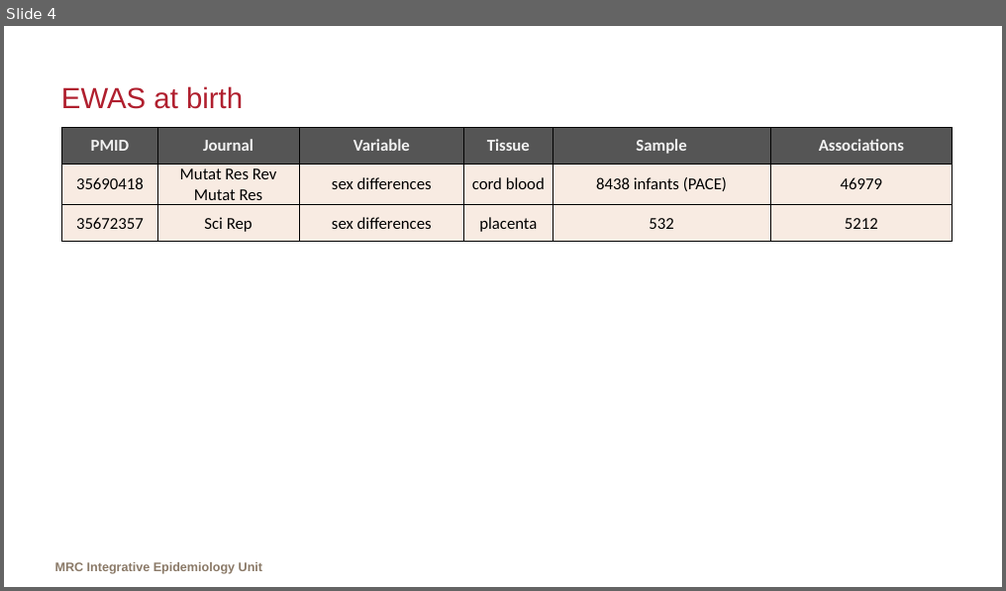
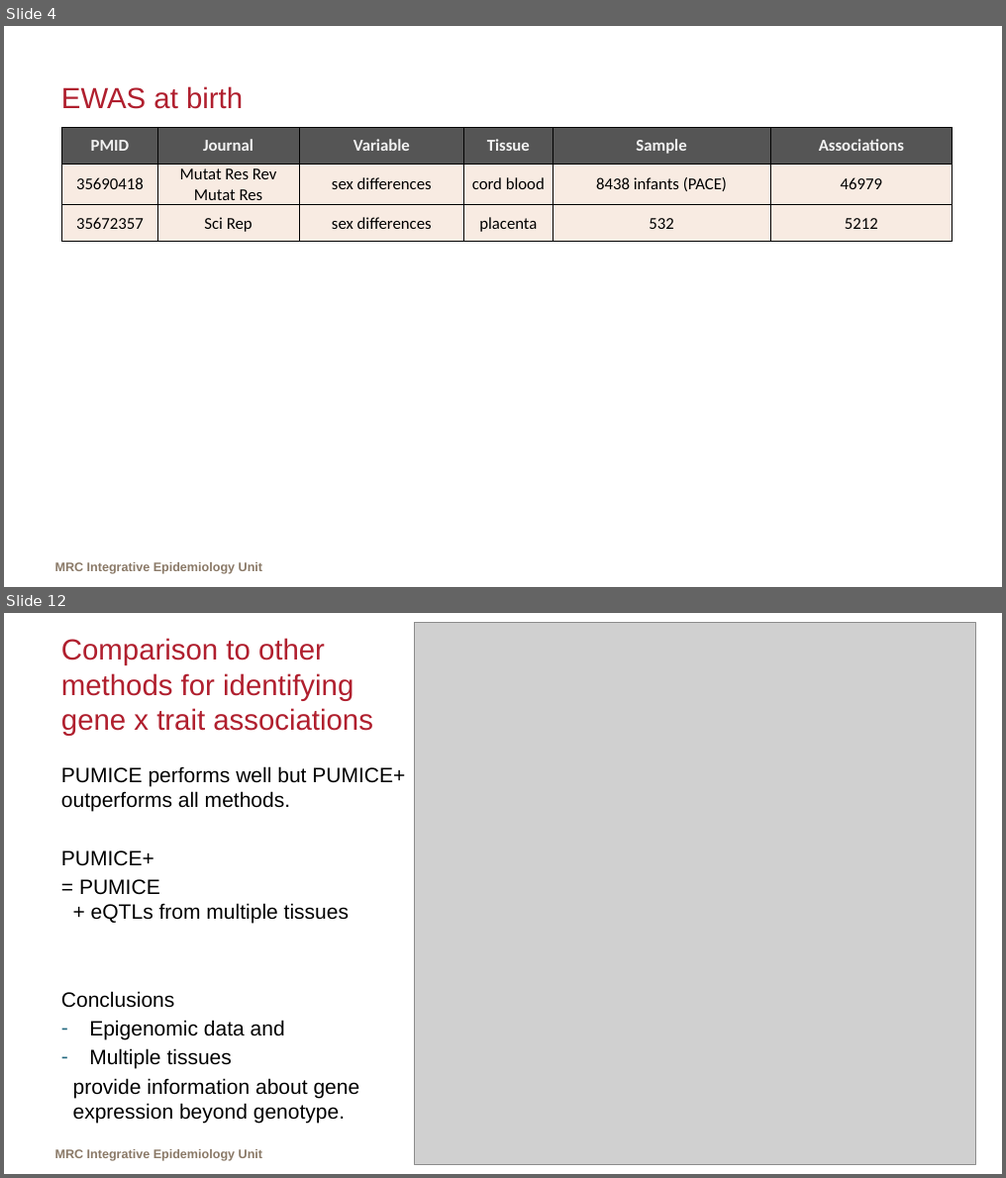
Before and after one commit to MRCIEU/epigenetics-journal-club, a slide deck: docs/presentations/20220620/slides.pptx. Shown one above the other, each under a label of ours: slide 4 before the commit, slides 4 and 12 after it; the slides between them are not shown. The pictures are 1006x591 and 1006x1178 pixels, drawn with LibreOffice and Linux fonts; fonts in the diff are those of the drawing; grey boxes stand for pictures; background and template pictures are left out. Boxes give left, top, right and bottom in pixels: in the first picture for what was removed or moved away, otherwise in the second. Text is boxed around its words. In the diff, an @@ line names an element or a change of style, - is before the commit and + after.

```diff
--- a/docs/presentations/20220620/slides.pptx
+++ b/docs/presentations/20220620/slides.pptx
@@ slide 12 added at [4,613,1002,1174], background picture (left out); not listed: 1 template element that a slide beside it also shows @@
@@ title added at [61,638,373,731], 28 pt, text #B01F2E @@
+Comparison to other
+methods for identifying
+gene x trait associations
@@ picture added at [415,623,976,1165] @@
@@ text added at [61,766,405,1124], 20 pt, text #000000 @@
+PUMICE performs well but PUMICE+
+outperforms all methods.
+PUMICE+
+= PUMICE
++ eQTLs from multiple tissues
+Conclusions
+– Epigenomic data and
+– Multiple tissues
+provide information about gene
+expression beyond genotype.
```
Also in this commit, not shown: 12 other slides added, 1 slide removed, 1 other file.
